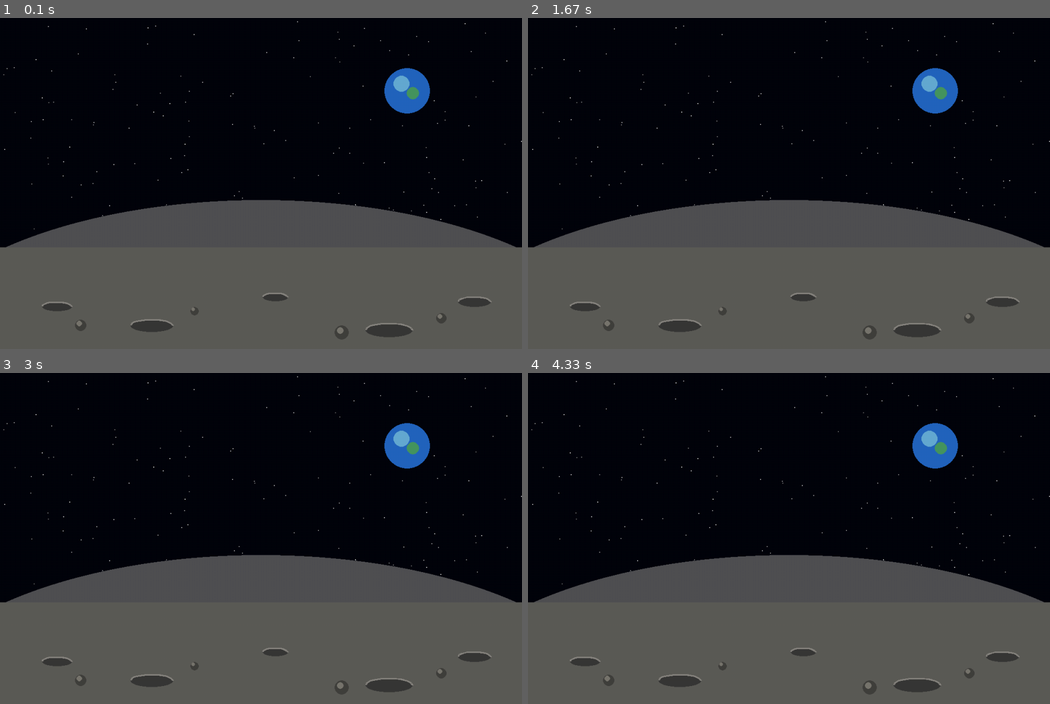
Above: before the commit, frames 1-4 (two rows, left to right).
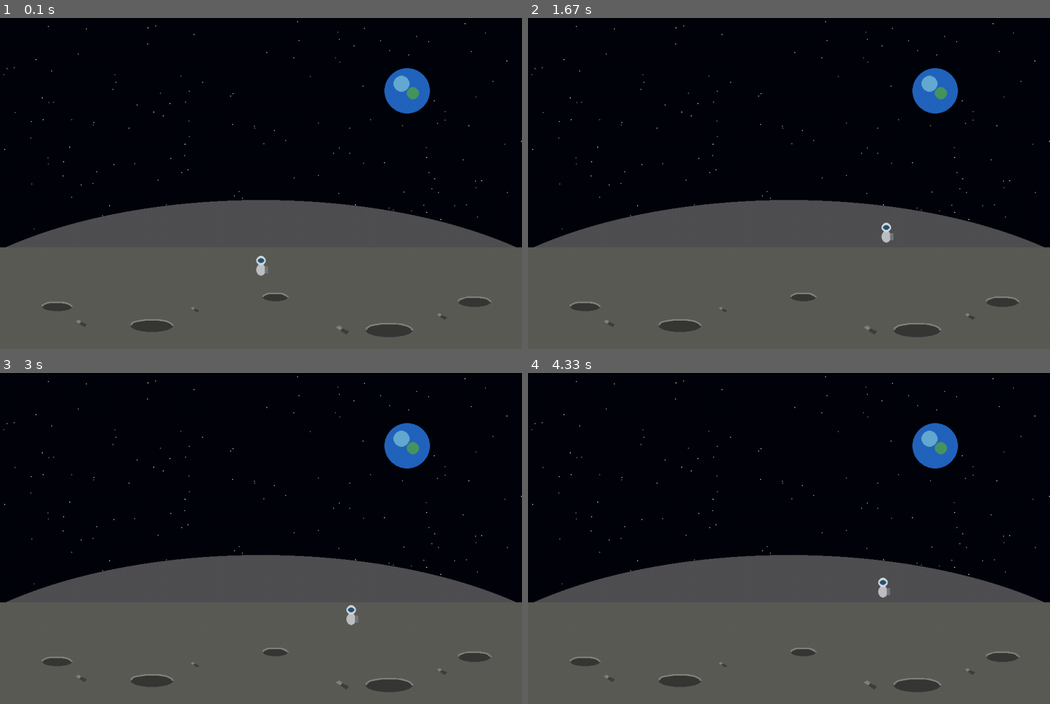
Above: after the commit, the same moments.

Repository: meghana-468/ECLIPSE
Game: pygame game, started from level2.py
Two runs of this game, one before a commit and one after it. Both use one fixed random seed, a clock stepped at 60 frames per second and the inputs below.
Inputs:
- Up to frame 1 (0.1 s): no input
- Up to frame 2 (1.67 s): hold W 0.33-0.8 s; hold Right 0.33-0.8 s; hold Right 0.83-1.3 s
- Up to frame 3 (3 s): hold Right 1.67-2.13 s; hold A 2.17-2.7 s; hold Down from 2.73 s (still down)
- Up to frame 4 (4.33 s): release Down at 3.03 s; hold A 3.07-3.47 s; hold Up 3.5-3.87 s; hold D from 3.9 s (still down)

The runs differ from the first frame. In frame 1, 0.2% of the frame differs, in the area x 14-86%, y 71-98%; in frame 2, 0.2%, in the area x 14-86%, y 61-98%; in frame 3, 0.2%; in frame 4, 0.2%.

Commit message:
astronaut movement added in level2

Diff:
--- a/level2.py
+++ b/level2.py
@@ -12,6 +12,16 @@
         self.height = self.screen.get_height()
 
         self.running = True
+        # Player position
+        self.player_x = self.width // 2
+        self.player_y = int(self.height * 0.75)
+
+        # Player movement speed
+        self.player_speed = 220
+
+        # Keyboard state
+        self.keys = set()
+
 
     def handle_events(self):
         for event in pygame.event.get():
@@ -19,7 +29,28 @@
                 self.running = False
 
     def update(self, dt):
-        pass
+        keys = pygame.key.get_pressed()
+
+        # Horizontal movement
+        if keys[pygame.K_a] or keys[pygame.K_LEFT]:
+            self.player_x -= self.player_speed * dt
+
+        if keys[pygame.K_d] or keys[pygame.K_RIGHT]:
+            self.player_x += self.player_speed * dt
+
+        # Vertical movement
+        if keys[pygame.K_w] or keys[pygame.K_UP]:
+            self.player_y -= self.player_speed * dt
+
+        if keys[pygame.K_s] or keys[pygame.K_DOWN]:
+            self.player_y += self.player_speed * dt
+
+        # Keep player within the screen
+        self.player_x = max(20, min(self.width - 20, self.player_x))
+        self.player_y = max(
+            int(self.height * 0.65),
+            min(self.height - 30, self.player_y)
+        )
 
 
     def draw(self):
@@ -107,23 +138,74 @@
         (930, 635, 11),
         ]
 
-        for x, y, radius in rocks:
-            pygame.draw.circle(
-            self.screen,
-            (65, 64, 61),
-            (x, y),
-            radius
-            )
-
-            pygame.draw.circle(
-            self.screen,
-            (120, 117, 110),
-            (x - 3, y - 4),
-            radius // 2
-            )
-
+        for x, y, size in rocks:
+            pygame.draw.ellipse(
+            self.screen,
+            (40, 40, 39),
+            (x - size, y-size//3, size*2,size//2))
+            # Irregular rock outline
+            points = [ (x - size, y),
+                      (x - size * 0.8, y - size * 0.7),
+                      (x - size * 0.3, y - size),
+                      (x + size * 0.4, y - size * 0.8),
+                      (x + size, y - size * 0.2),
+                      (x + size * 0.7, y + size * 0.3),
+                      (x - size * 0.5, y + size * 0.3),
+                      ]
+            pygame.draw.polygon( self.screen,
+                                (91, 90, 86),
+                                points )
+            # Lit upper-left surface
+            highlight = [ (x - size * 0.8, y - size * 0.7),
+                        (x - size * 0.3, y - size),
+                        (x + size * 0.1, y - size * 0.6),
+                        (x - size * 0.2, y - size * 0.3),
+                        ]
+            pygame.draw.polygon(
+                           self.screen,
+                            (132, 130, 124),
+                            highlight )
+            #Dark side to suggest depth
+            dark_side = [
+                (x + size * 0.1, y - size * 0.6),
+                (x + size, y - size * 0.2),
+                (x + size * 0.7, y + size * 0.3),
+                (x - size * 0.2, y - size * 0.3),
+                ]
+            pygame.draw.polygon(
+                self.screen, (63, 63, 61),
+                dark_side )
+
+    # Draw astronaut body
+        pygame.draw.ellipse(
+            self.screen,
+            (190, 192, 195),
+            (self.player_x - 10, self.player_y - 5, 20, 25)
+        )
+
+    # Draw helmet
+        pygame.draw.circle(
+            self.screen,
+            (210, 215, 220),
+            (int(self.player_x), int(self.player_y - 12)),
+            10
+        )
+
+    # Helmet visor
+        pygame.draw.ellipse(
+            self.screen,
+            (35, 85, 115),
+            (self.player_x - 7, self.player_y - 17, 14, 10)
+        )
+
+    # Backpack
+        pygame.draw.rect(
+            self.screen,
+            (115, 118, 123),
+            (self.player_x + 8, self.player_y, 7, 15)
+        )
     # 8. Display the frame
-            pygame.display.flip()
+        pygame.display.flip()
 
 
 
